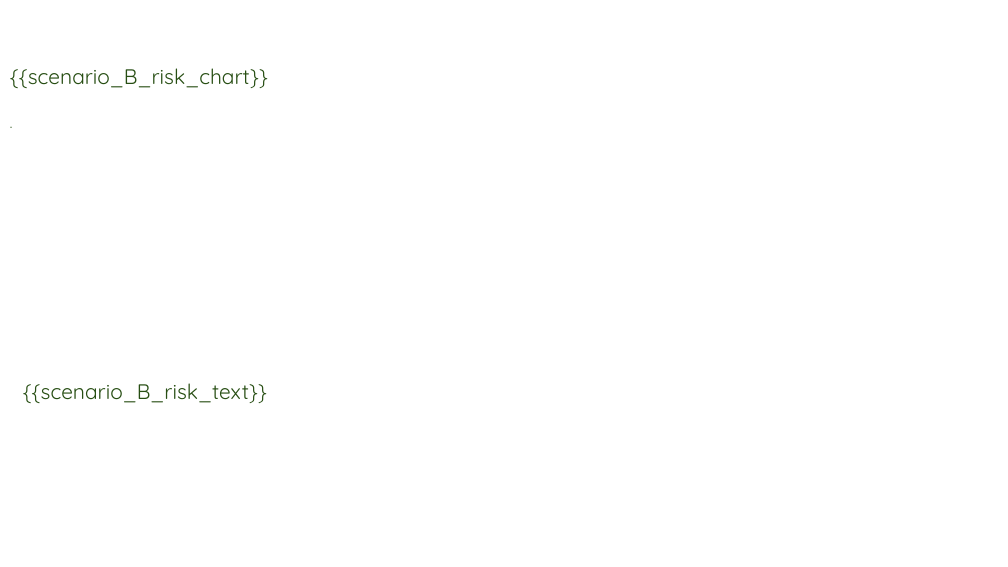
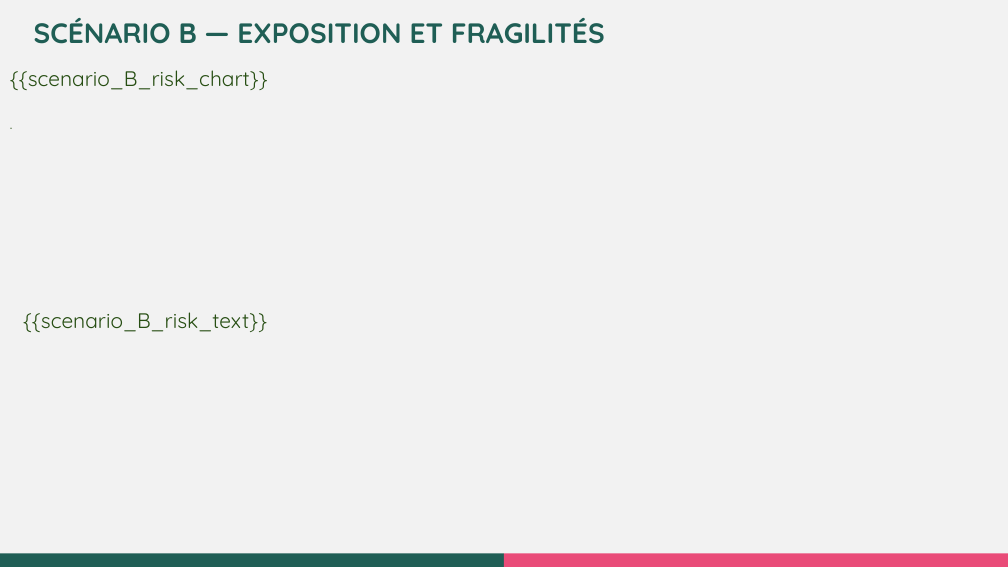
Before and after one commit to jarchibarlou-hash/barlo-mapbox-service, a slide deck: slide 11 of template_diagnostic.pptx. Drawn at 1008x567 pixels with LibreOffice and Linux fonts; fonts in the diff are those of the drawing; background and template pictures are left out. Boxes give left, top, right and bottom in pixels: in the first picture for what was removed or moved away, otherwise in the second. Text is boxed around its words. In the diff, an @@ line names an element or a change of style, - is before the commit and + after.

```diff
--- a/template_diagnostic.pptx
+++ b/template_diagnostic.pptx
@@ background picture (left out) to #F2F2F2 @@
@@ text added at bbox=[34, 18, 605, 44], 20 pt, text #1F5E55, bold @@
+SCÉNARIO B — EXPOSITION ET FRAGILITÉS
@@ text "{{scenario_B_risk_text}}": place and size @@
-text "{{scenario_B_risk_text}}" at bbox=[23, 383, 267, 403]
+text "{{scenario_B_risk_text}}" at bbox=[23, 312, 267, 332]
@@ rectangle added at bbox=[0, 553, 504, 567], fill #1F5E55 @@
@@ rectangle added at bbox=[504, 553, 1008, 567], fill #E94B78 @@
```
Also in this commit, not shown: 17 other slides changed, 6 other files.
